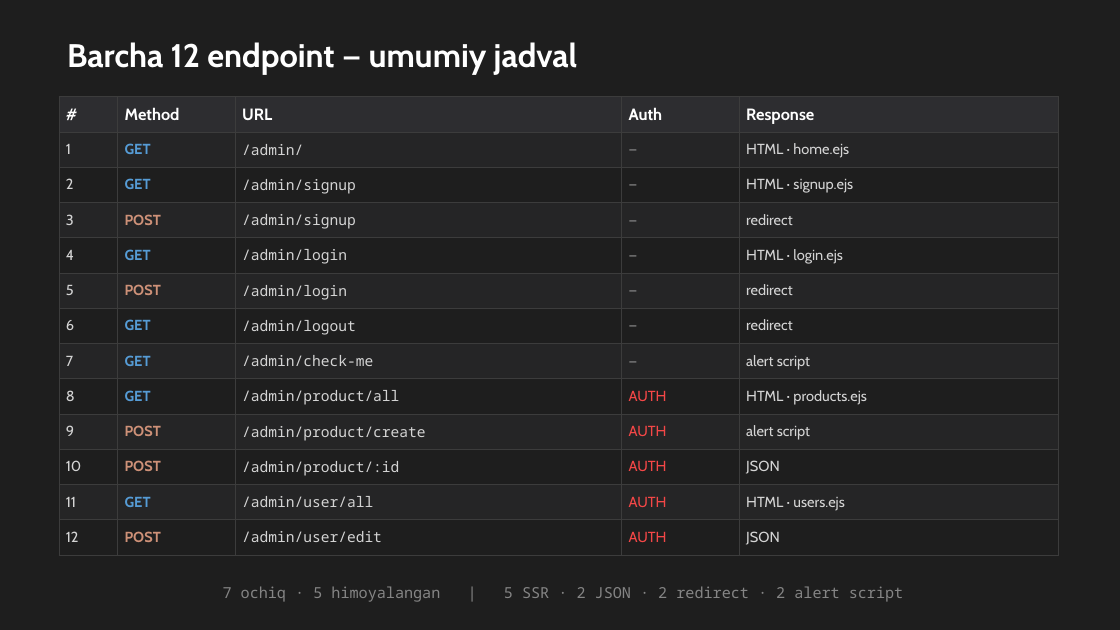
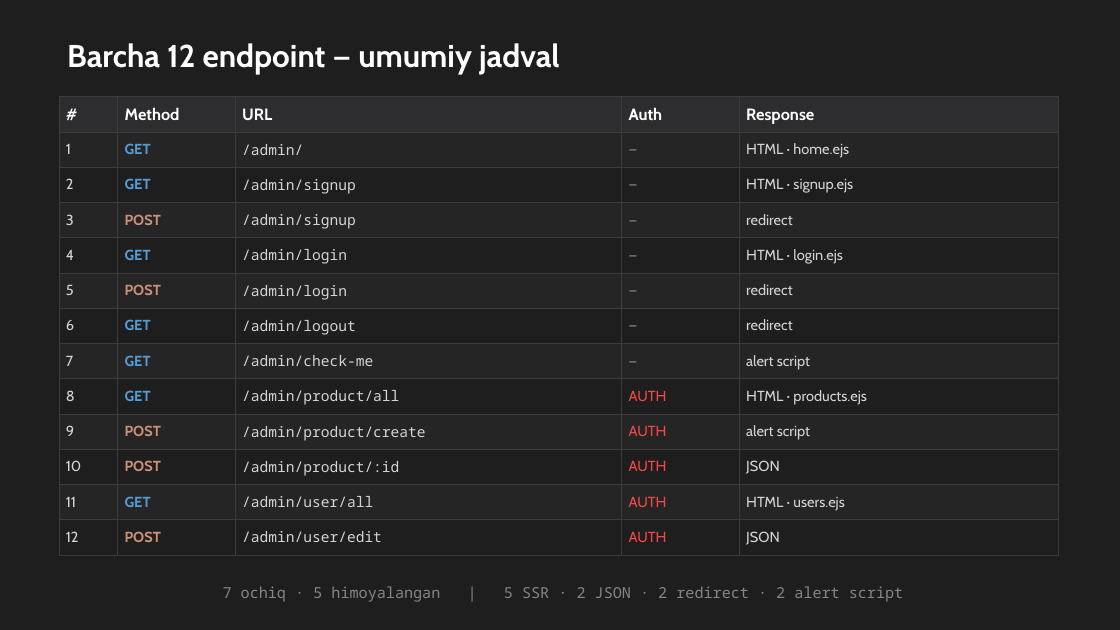
Before and after one commit to khikmat64168-cyber/burak, a slide deck: slide 24 of Burak_API_Tahlili.pptx (slide 19 before the commit). Drawn at 1120x630 pixels with LibreOffice and Linux fonts; fonts in the diff are those of the drawing. Boxes give left, top, right and bottom in pixels: in the first picture for what was removed or moved away, otherwise in the second. Text is boxed around its words. In the diff, an @@ line names an element or a change of style, - is before the commit and + after.

```diff
--- a/Burak_API_Tahlili.pptx
+++ b/Burak_API_Tahlili.pptx
@@ text "Barcha 12 endpoint — umumiy ..." at bbox=[67, 43, 560, 74]: size 28 to 27 pt @@
```
Also in this commit, not shown: 5 other slides changed, 18 slides added, 13 slides removed, 2 other files.
